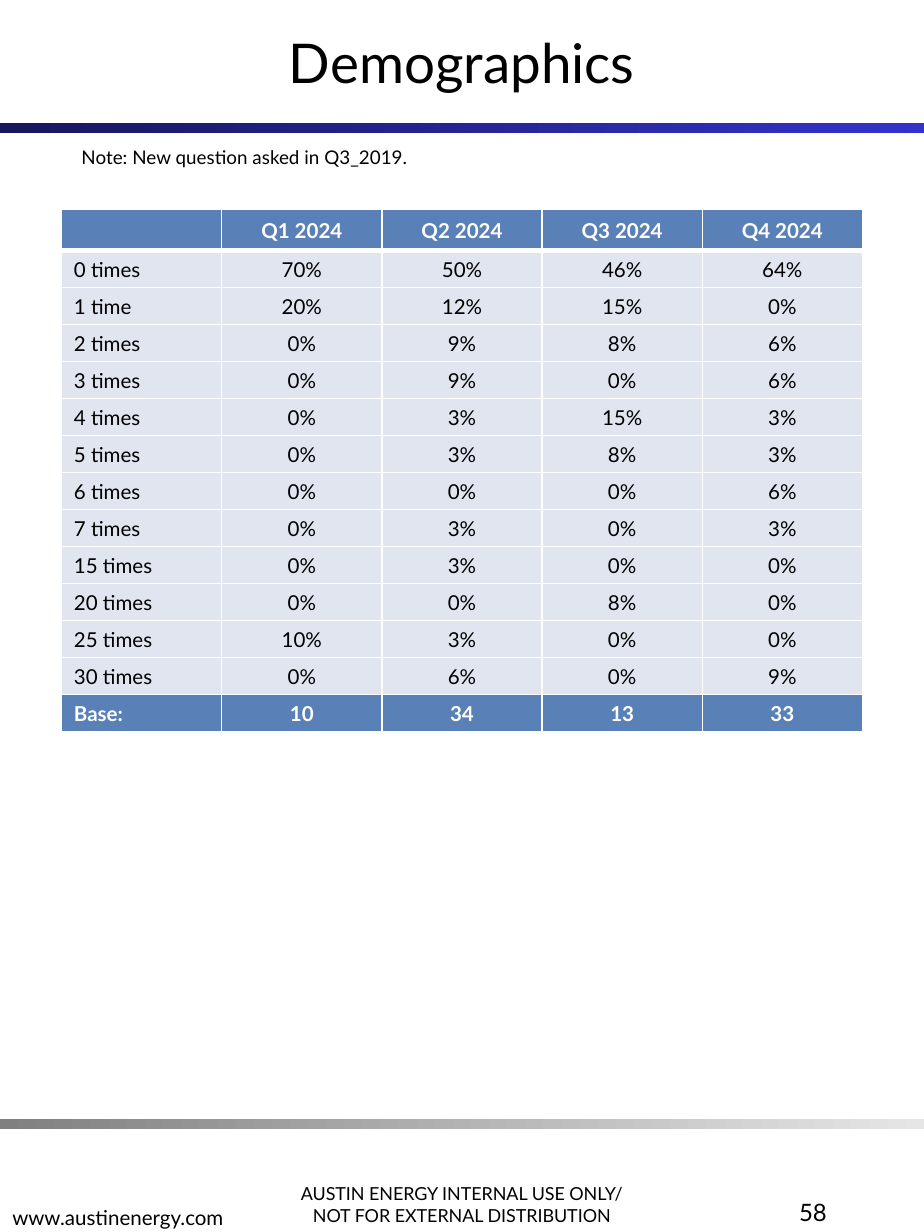
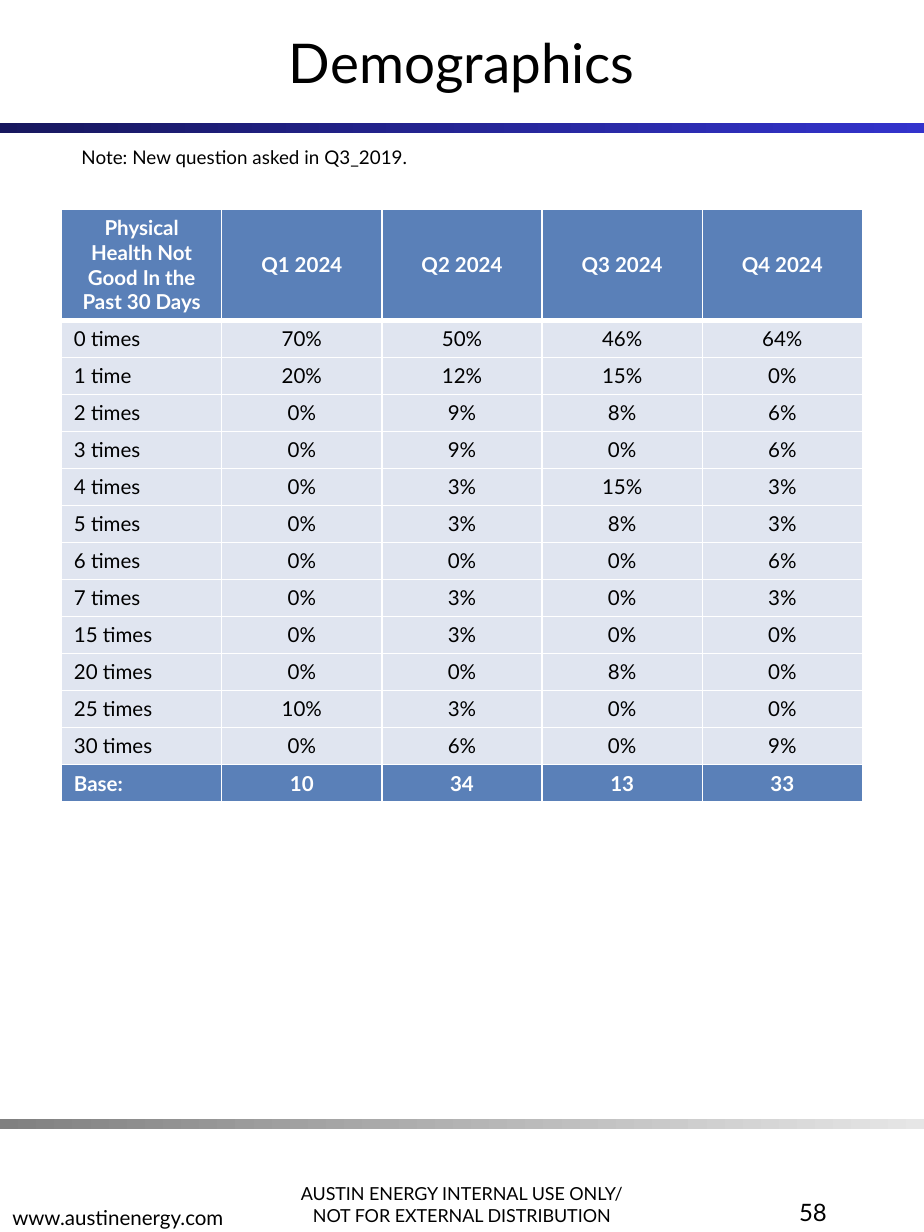
Before and after one commit to jellohead/AE_LIW_automation, a slide deck: slide 58 of src/AE_LIW_automation/output/AE_LIW_updated.pptx. Drawn at 924x1232 pixels with LibreOffice and Linux fonts; fonts in the diff are those of the drawing; background and template pictures are left out. Boxes give left, top, right and bottom in pixels: in the first picture for what was removed or moved away, otherwise in the second. Text is boxed around its words. In the diff, an @@ line names an element or a change of style, - is before the commit and + after.

```diff
--- a/src/AE_LIW_automation/output/AE_LIW_updated.pptx
+++ b/src/AE_LIW_automation/output/AE_LIW_updated.pptx
@@ table at bbox=[62, 209, 862, 795] @@
-row 1, column 1: 
+row 1, column 1: Physical Health Not Good In the Past 30 Days
```
Also in this commit, not shown: 2 other slides changed, 5 other files.
